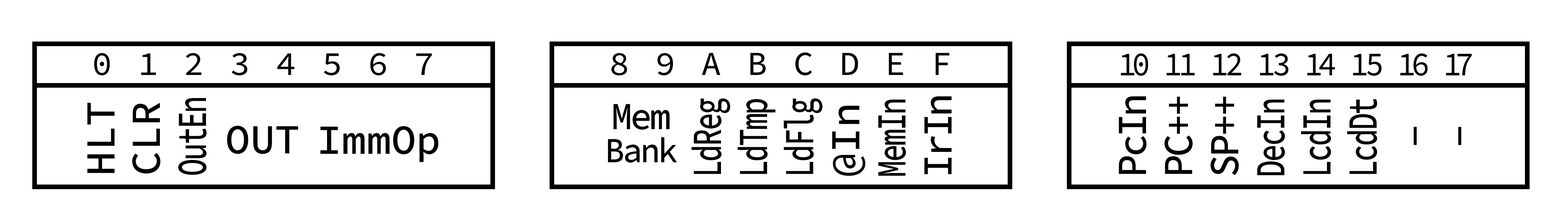
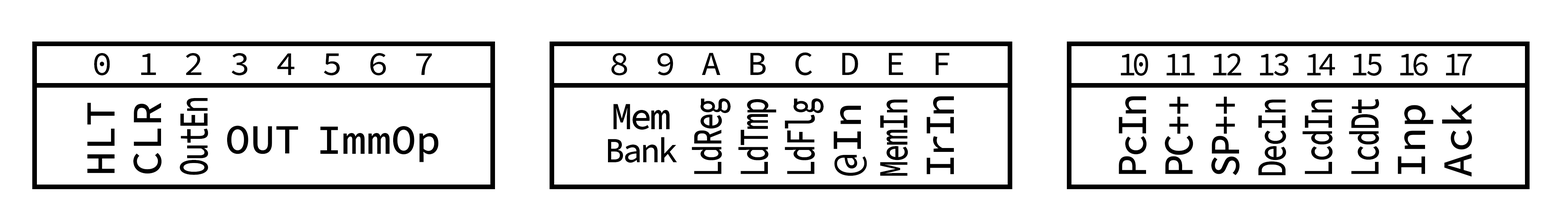
The second 1568x223 image is a revision of the first. Changes to its layers:
removed layer "- -" from group "Bar 3" over [1413, 126, 1462, 146]
renamed "PcIn PC++ SP++ DecIn LcdIn LcdDt" to "PcIn PC++ SP++ DecIn LcdIn LcdDt Inp Ack", painted on it over [1164, 96, 1473, 177]
painted on "LdReg LdTmp LdFlg @In MemIn IrIn" over [691, 96, 954, 177]
painted on "HLT CLR OutEn" over [131, 98, 209, 175]
